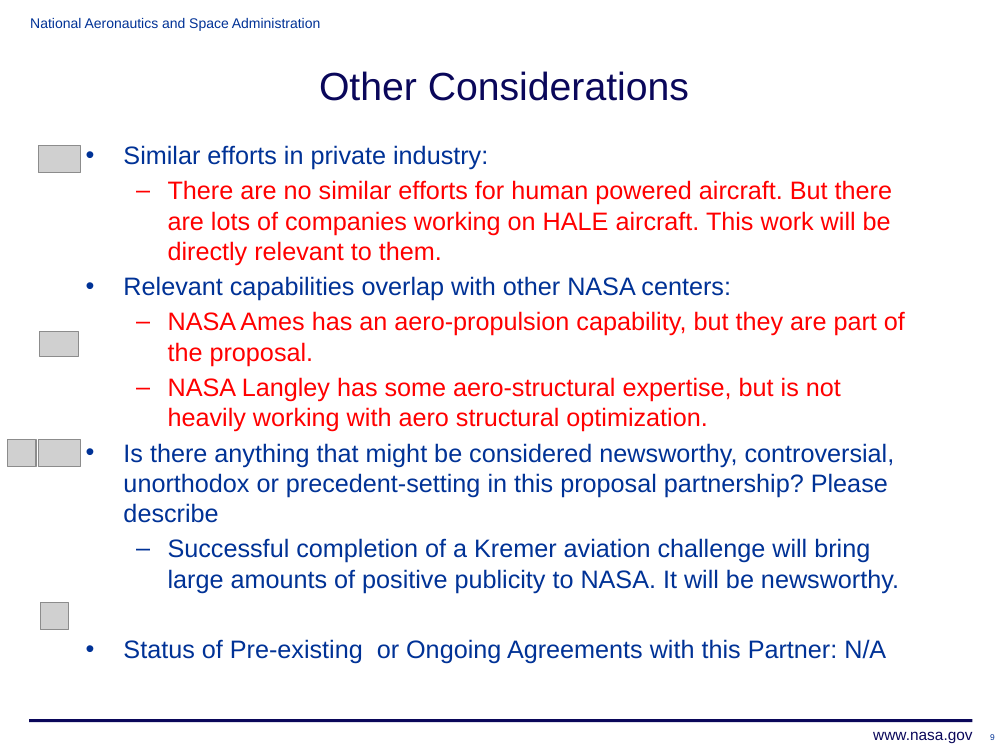
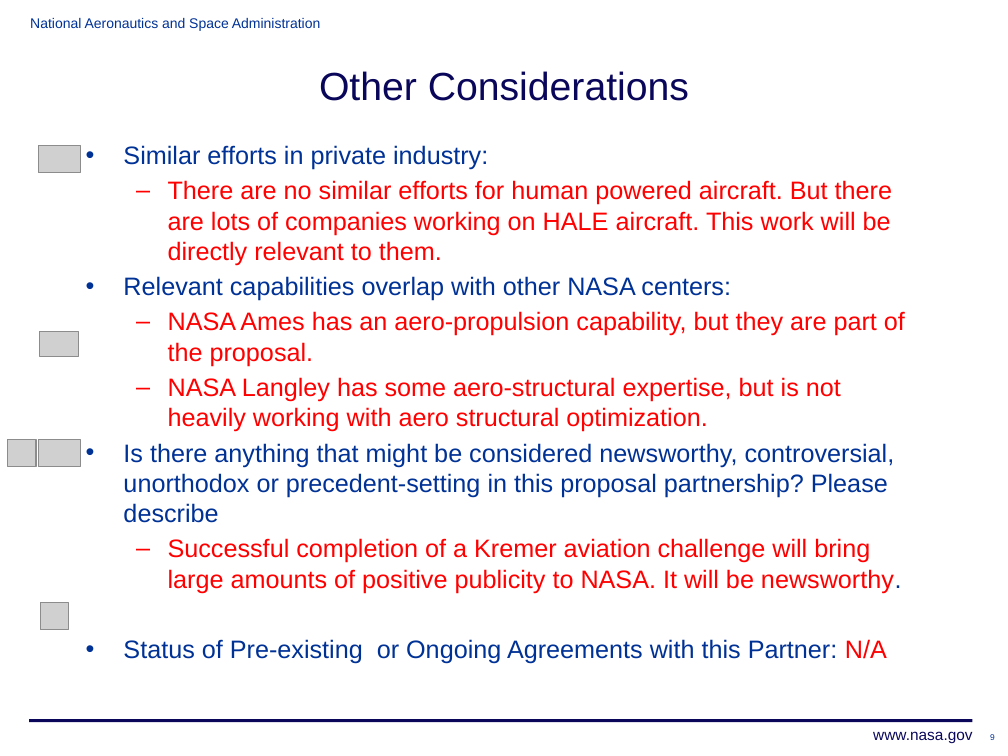
Before and after one commit to JustinSGray/Seedling2015, a slide deck: slide 9 of HPA_RRB_Presentation.pptx. Drawn at 1008x756 pixels with LibreOffice and Linux fonts; fonts in the diff are those of the drawing; grey boxes stand for pictures; background and template pictures are left out. Boxes give left, top, right and bottom in pixels: in the first picture for what was removed or moved away, otherwise in the second. Text is boxed around its words. In the diff, an @@ line names an element or a change of style, - is before the commit and + after.

```diff
--- a/HPA_RRB_Presentation.pptx
+++ b/HPA_RRB_Presentation.pptx
@@ text at <box>123,538,901,664</box>: text colour #003296 to #FF0000 in "Successful completion of a Kremer aviation challenge ...", "N/A" @@
```
Also in this commit, not shown: 7 other slides changed, 1 other file.
